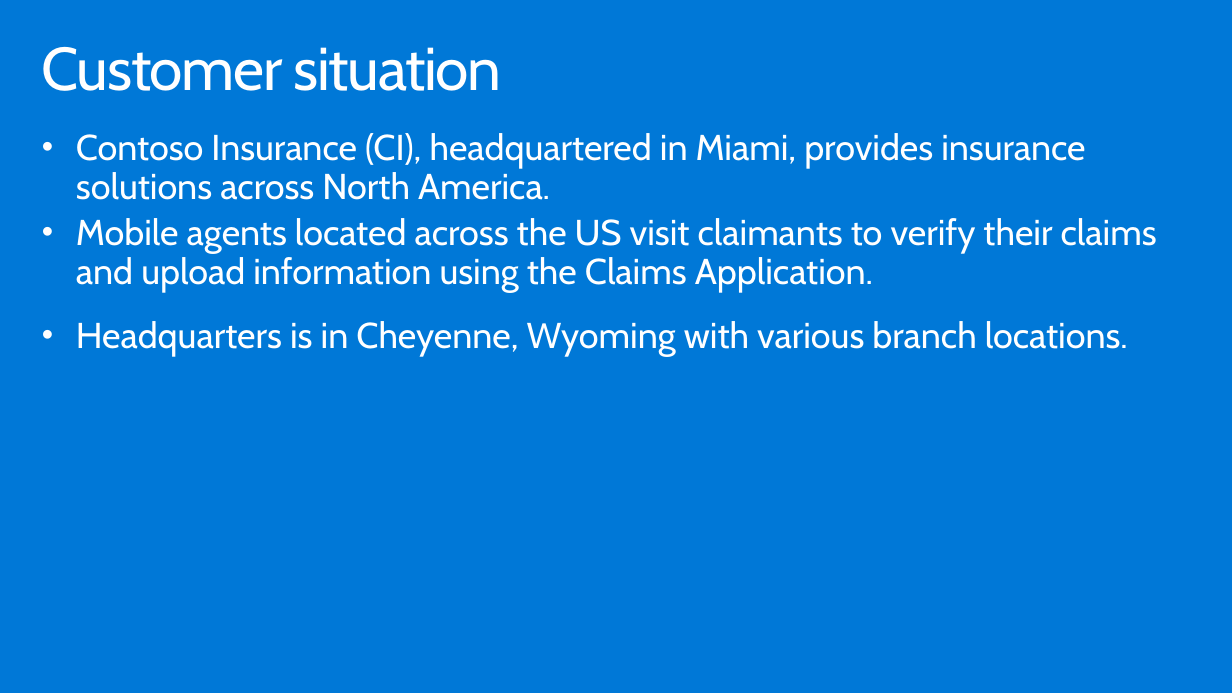
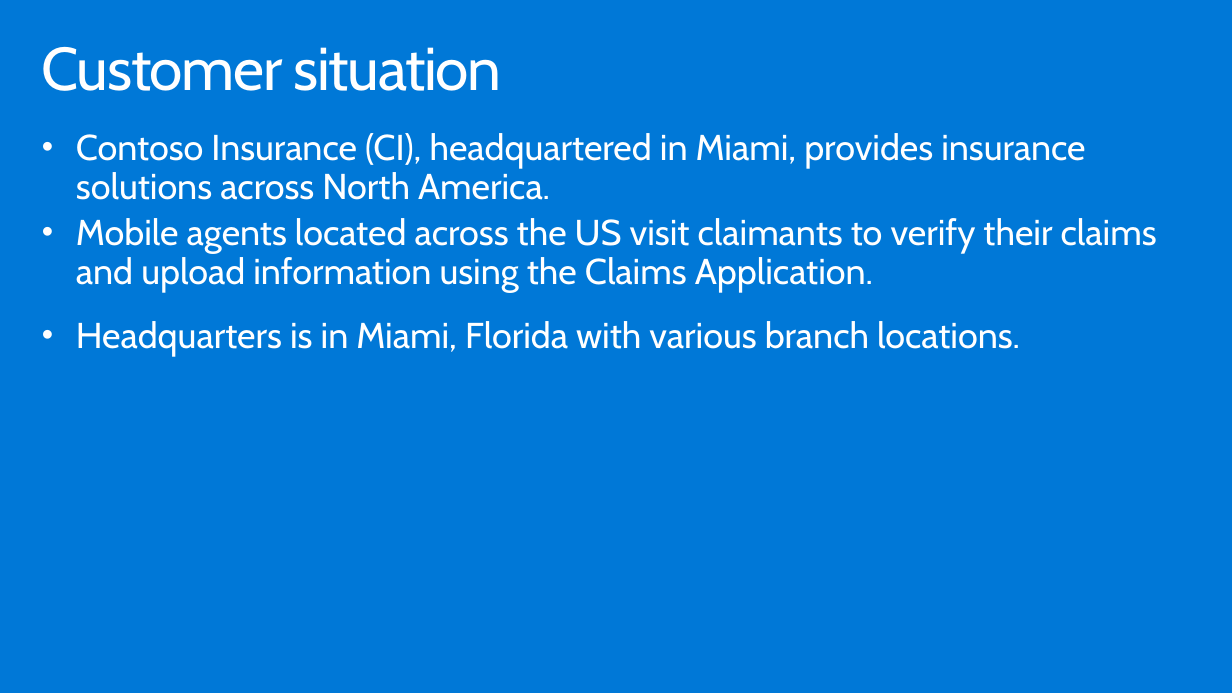
Before and after one commit to yungchou/contoso.insurance, a slide deck: slide 4 of Whiteboard design session/WDS trainer presentation - Building a resilient IaaS architecture.pptx. Drawn at 1232x693 pixels with LibreOffice and Linux fonts; fonts in the diff are those of the drawing. Boxes give left, top, right and bottom in pixels: in the first picture for what was removed or moved away, otherwise in the second. Text is boxed around its words. In the diff, an @@ line names an element or a change of style, - is before the commit and + after.

```diff
--- a/Whiteboard design session/WDS trainer presentation - Building a resilient IaaS architecture.pptx
+++ b/Whiteboard design session/WDS trainer presentation - Building a resilient IaaS architecture.pptx
@@ text at <box>76,321,1020,357</box>: text changed @@
-• Headquarters is in Cheyenne, Wyoming with various branch locations.
+• Headquarters is in Miami, Florida with various branch locations.
```
